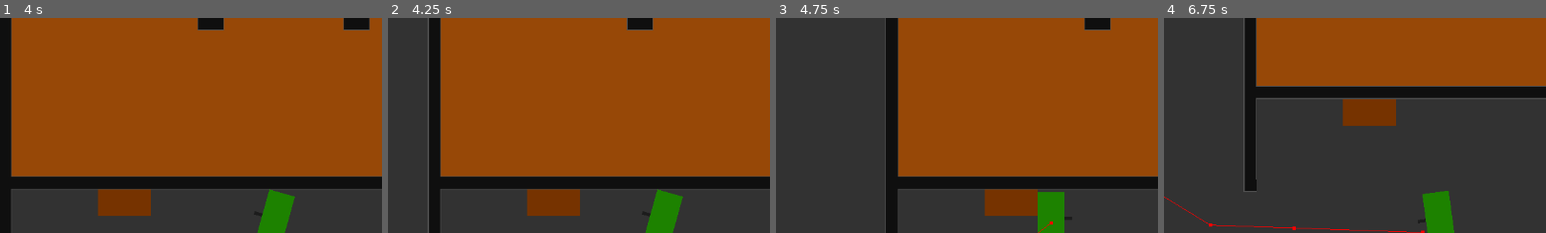
Above: before the commit, frames 1-4 (left to right).
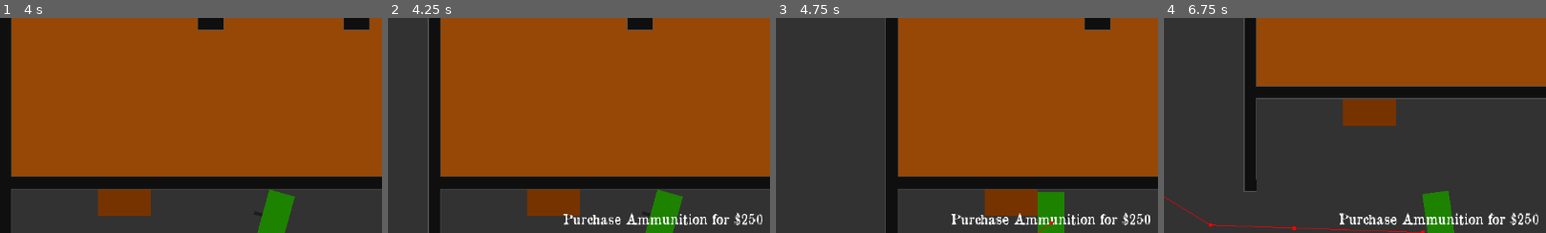
Above: after the commit, the same moments.

Repository: TrollExeYT/Operation-Overlord
Game: Godot game, scene res://scenes/gui/main_menu/main_menu_scene.tscn
Two runs of this game, one before a commit and one after it. Both use one fixed random seed, a clock stepped at 60 frames per second and the inputs below.
Inputs (mouse positions are % of the whole screen's width and height, from its top left):
- Up to frame 1 (4 s): click "Start" at 0.5 s; click "Start Game" at 1.25 s; tap Enter at 2, 3.5 s; move the mouse to (45, 70) at 2.02 s; hold W (p_up) 2.03-3.53 s; tap Middle mouse button (p_change_weapon) at 2.1 s; tap Space at 2.75 s; move the mouse to (80, 65) at 2.77 s; tap E (p_interact) at 2.85 s; move the mouse to (20, 35) at 3.52 s; hold A (p_left) from 3.53 s (still down); click (20, 35) at 3.6 s
- Up to frame 2 (4.25 s): keep holding A (p_left)
- Up to frame 3 (4.75 s): keep holding A (p_left); move the mouse to (55, 50) at 4.27 s; tap Middle mouse button (p_change_weapon) at 4.35 s
- Up to frame 4 (6.75 s): tap Space at 5 s; move the mouse to (35, 25) at 5.02 s; release A (p_left) at 5.03 s; hold S (p_down) 5.03-5.78 s; hold E (p_interact) 5.03-5.78 s; move the mouse to (72, 45) at 5.77 s; hold D (p_right) 5.78-6.53 s; click (72, 45) at 5.85 s; tap Enter at 6.5 s; move the mouse to (30, 55) at 6.52 s; hold W (p_up) from 6.53 s (still down); tap Middle mouse button (p_change_weapon) at 6.6 s
The pictures show only the part of the screen within x 14-64%, y 3-53%; the shares and areas given below are measured in that part.

Frame 1 is identical in both runs. In frame 2, 1.3% of the frame differs, in the area x 45-98%, y 90-97%; in frame 3, 1.4%; in frame 4, 1.4%.
Error before the commit: Parse Error: Too many arguments for "_change_reichsmarks()" call. Expected at most 0 but received 1. (res://scenes/src/utilities/ammunition_box/ammunition_box_…

Commit message:
v0.3
Added colors to Map

Diff:
--- a/entities/player/camera/camera_script.gd
+++ b/entities/player/camera/camera_script.gd
@@ -12,11 +12,6 @@
 func _process(_delta: float) -> void:
 	if INGAME.player != null:
 		global_position = INGAME.player.global_position
-
-
-func _change_reload_label() -> void:
-	reloading = not reloading
-	$GUI/Reloading.visible = reloading
 
 
 func _change_weapon_info(new_name : String, new_ammunition : String) -> void:
--- a/project.godot
+++ b/project.godot
@@ -15,7 +15,10 @@
 run/main_scene="res://scenes/gui/main_menu/main_menu_scene.tscn"
 config/features=PackedStringArray("4.3", "Forward Plus")
 run/max_fps=120
-config/icon="res://icon.svg"
+boot_splash/image="res://icon.png"
+boot_splash/fullsize=false
+config/icon="res://icon.png"
+config/windows_native_icon="res://icon.ico"
 
 [autoload]
 
--- a/scenes/src/utilities/ammunition_box/ammunition_box_script.gd
+++ b/scenes/src/utilities/ammunition_box/ammunition_box_script.gd
@@ -2,6 +2,7 @@
 
 func _ready() -> void:
 	cost = 250
+	message = "Purchase Ammunition for $250"
 
 
 func _physics_process(_delta: float) -> void:
@@ -23,5 +24,5 @@
 		INGAME.player._get_actual_weapon().ammunition = INGAME.player._get_actual_weapon().max_ammunition
 
 
-	INGAME.camera._change_reichsmarks(INGAME.reichsmarks)
+	INGAME.camera._change_reichsmarks()
 	INGAME.player._get_actual_weapon()._change_info()
--- a/scenes/src/utilities/utility_class.gd
+++ b/scenes/src/utilities/utility_class.gd
@@ -7,3 +7,7 @@
 
 func _change_active() -> void:
 	active = not active
+	if active:
+		INGAME.camera._change_message(message)
+	else:
+		INGAME.camera._change_message("")
--- a/weapons/weapon_class.gd
+++ b/weapons/weapon_class.gd
@@ -44,7 +44,7 @@
 		return
 
 	can_reload = false
-	INGAME.camera._change_reload_label()
+	INGAME.camera._change_message("Reloading...")
 
 	var reload_ammunition = max_capacity - capacity
 
@@ -57,7 +57,7 @@
 			capacity += reload_ammunition
 			ammunition -= reload_ammunition
 
-	INGAME.camera._change_reload_label()
+	INGAME.camera._change_message("")
 	_change_info()
 	can_reload = true
 
Binary file added: icon.ico
Binary file added: icon.png
Not shown, added: icon.png.import
Not shown, removed: roadmap.txt
Not shown, added: README.md
